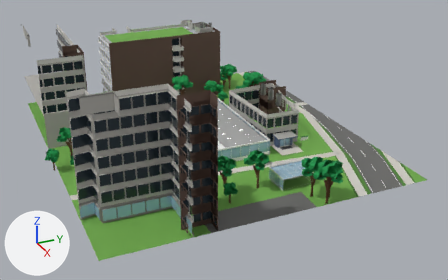
An edit to the FBX model unity/KatsushikaCampusDays/Assets/Models/Interiors/lab1.fbx, drawn before and after from the same camera.
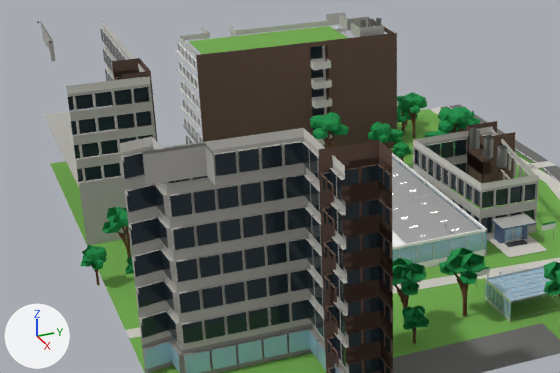
Each version is shown whole from a 50 mm camera at (157.0, -47.1, 75.9) aimed at (11.0, 18.6, 2.9), then close up on the part from 0% to 69% of the width and 4% to 78% of the height. Lighting does not change. The marker at lower left points along +X, +Y and +Z. The older version's two pictures come first. Where no turn or scale is listed for an object, it has been applied to the vertices.

Names of what the first close-up shows: 'ext_lab1', 'ext_lab1_trees', 'wall_lab1'.
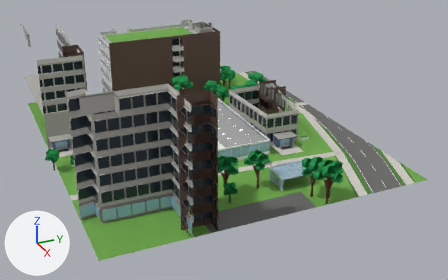
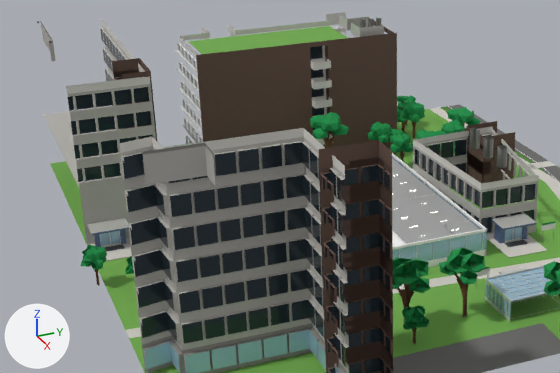
Pixel boxes (x1, y1, x2, y2) of what changed, in the close-ups (560 x 373 px; the box of a moved part takes in the faces that stretch with it):
'ext_lab1_trees', reshaped
    before: (81, 92, 560, 344)
    after: (81, 95, 560, 344)
part 1 of me_ext_lab1, added
    after: (87, 218, 132, 262)
part 2 of me_ext_lab1_trees, rebuilt
    before: (400, 262, 426, 282)
    after: (403, 259, 429, 278)
part 3 of me_ext_lab1_trees, rebuilt
    before: (393, 258, 415, 277)
    after: (393, 257, 413, 277)
part 4 of me_ext_lab1_trees, rebuilt
    before: (425, 132, 437, 137)
    after: (427, 131, 440, 137)
part 5 of me_ext_lab1_trees, rebuilt
    before: (393, 144, 400, 151)
    after: (390, 144, 401, 153)
part 6 of me_ext_lab1_trees, deleted
    before: (102, 95, 476, 305)
part 7 of me_ext_lab1_trees, moved or reshaped
    before: (393, 92, 442, 161)
    after: (390, 101, 465, 162)
part 8 of me_ext_lab1_trees, moved or reshaped
    before: (393, 265, 419, 320)
    after: (393, 264, 430, 329)

Patch to the scene script:
```diff
--- a/unity/KatsushikaCampusDays/Assets/Models/Interiors/lab1.fbx.py
+++ b/unity/KatsushikaCampusDays/Assets/Models/Interiors/lab1.fbx.py
@@ mat_bin_green @@
+mat_bin_green = principled_material('bin_green')
+mat_bin_green.base_color = (0.022, 0.133, 0.04)  # dark green #296638
+mat_bin_green.roughness = 0.6
@@ mat_vending_red @@
+mat_vending_red = principled_material('vending_red')
+mat_vending_red.base_color = (0.539, 0.01, 0.009)  # red #c21918
+mat_vending_red.roughness = 0.45
@@ mat_vending_blue @@
+mat_vending_blue = principled_material('vending_blue')
+mat_vending_blue.base_color = (0.005, 0.089, 0.479)  # blue #1054b8
+mat_vending_blue.roughness = 0.45
@@ me_ext_lab1 @@
 # used by ob_ext_lab1; location = (0.0, 0.0, 0.0)
-me_ext_lab1.from_pydata(...)  # 5189 vertices, 2553 faces; spans x -49.3..49.3, y -27.0..58.9, z 0.0..34.9
+me_ext_lab1.from_pydata(...)  # 5381 vertices, 2652 faces; spans x -49.3..49.3, y -27.0..58.9, z 0.0..34.9
+# me_ext_lab1 part 1: 192 vertices added at x -10.1..-2.9, y -27.0..-16.7, z 0.0..3.6
+# other edits to the shape of me_ext_lab1 do not show in these pictures
 me_ext_lab1.materials.append(mat_stone_dark)
@@ me_ext_lab1 @@
 me_ext_lab1.materials.append(mat_tus_green)
+me_ext_lab1.materials.append(mat_bin_green)  # dark green #296638
+me_ext_lab1.materials.append(mat_vending_red)  # red #c21918
+me_ext_lab1.materials.append(mat_vending_blue)  # blue #1054b8
@@ me_ext_lab1_trees @@
 # used by ob_ext_lab1_trees; location = (0.0, 0.0, 0.0)
-me_ext_lab1_trees.from_pydata(...)  # 3933 vertices, 3134 faces; spans x -43.9..53.1, y -30.0..48.2, z 0.0..11.6
+me_ext_lab1_trees.from_pydata(...)  # 3758 vertices, 2984 faces; spans x -43.9..53.1, y -30.0..48.2, z 0.0..11.6
+# me_ext_lab1_trees part 2: the loose piece of 11 vertices spanning x 33.8..37.1, y 7.2..10.6, z 8.0..9.9 is rebuilt with 11 vertices and now spans x 33.5..37.0, y 7.6..11.1, z 8.4..10.3
+# me_ext_lab1_trees part 3: the loose piece of 11 vertices spanning x 31.7..35.3, y 6.3..9.7, z 8.0..10.0 is rebuilt with 10 vertices and now spans x 32.2..35.8, y 5.7..9.5, z 8.4..10.4
+# me_ext_lab1_trees part 4: the loose piece of 11 vertices spanning x -15.6..-13.6, y 34.3..36.7, z 7.4..8.4 is rebuilt with 10 vertices and now spans x -16.4..-13.6, y 34.6..37.5, z 6.8..8.4
+# me_ext_lab1_trees part 5: the loose piece of 10 vertices spanning x -20.7..-19.1, y 30.3..32.0, z 3.9..5.0 is rebuilt with 10 vertices and now spans x -20.8..-18.7, y 29.7..32.0, z 3.7..5.2
+# me_ext_lab1_trees part 6: 40 loose pieces with 354 vertices, spanning x -35.7..36.8, y -25.8..45.3, z 0.0..10.9, are deleted
+# me_ext_lab1_trees part 7: 34 vertices moved from x -34.9..-12.7, y 31.8..41.3, z 0.0..6.9 to x -34.6..-12.7, y 31.8..41.3, z 0.0..6.9; 203 vertices removed from x -37.0..-12.3, y 30.7..44.2, z 0.0..9.0; 322 vertices added at x -36.5..-13.0, y 30.2..44.4, z 0.0..8.4
+# me_ext_lab1_trees part 8: 27 vertices moved from x 34.1..35.3, y 7.4..9.0, z 2.8..5.7 to x 34.0..36.1, y 7.6..8.9, z 2.9..6.0; 43 vertices removed from x 32.1..38.2, y 4.9..9.0, z 2.8..9.9; 70 vertices added at x 33.6..38.7, y 4.4..10.5, z 0.0..10.5
+# other edits to the shape of me_ext_lab1_trees do not show in these pictures
 me_ext_lab1_trees.materials.append(mat_trunk)
```
